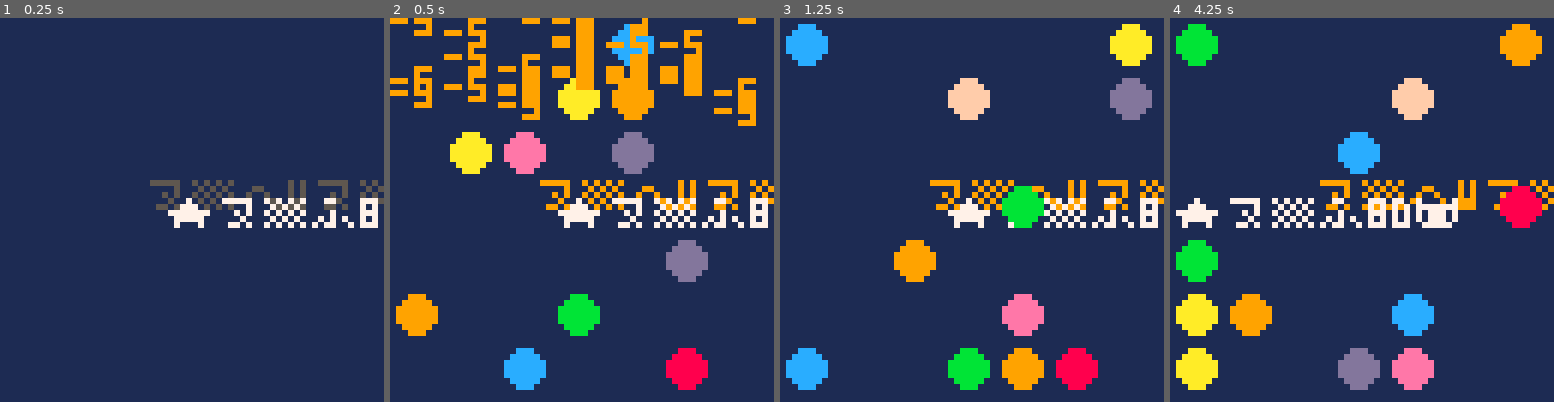
Above: before the commit, frames 1-4 (left to right).
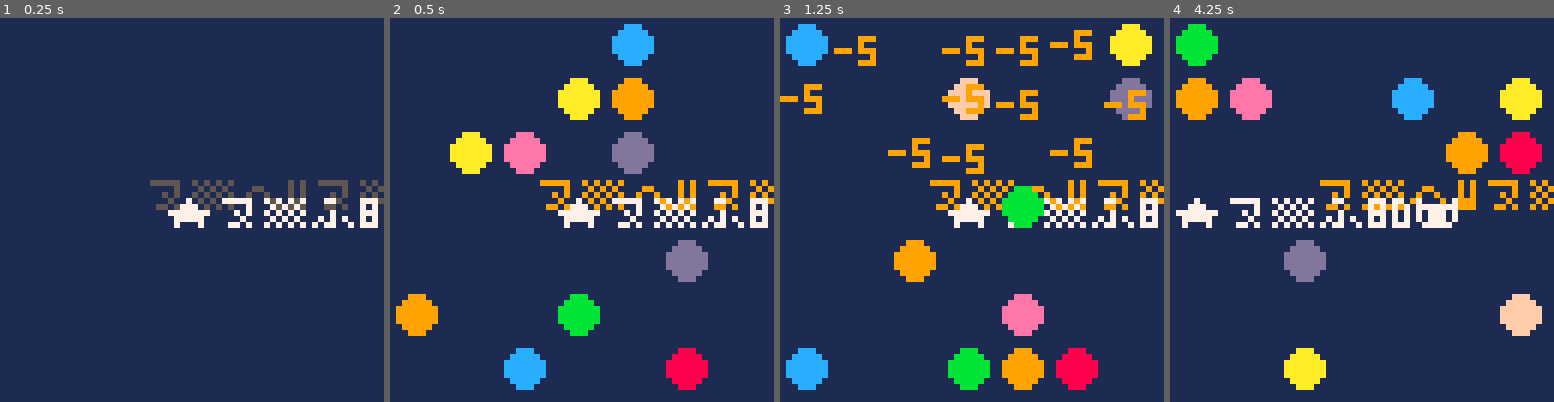
Above: after the commit, the same moments.

Repository: pancelor/bubble-cat
Game: PICO-8 cartridge min.p8
Same seed, same stepped clock (60 frames per second), same inputs: the game is played once before the commit and once after it.
Inputs:
- Up to frame 1 (0.25 s): no input
- Up to frame 2 (0.5 s): tap X (X key) at 0.33 s
- Up to frame 3 (1.25 s): tap O (Z key) at 0.7 s; tap X (X key) at 1.07 s
- Up to frame 4 (4.25 s): hold Right 1.6-2.1 s; tap O (Z key) every 0.4 s from 1.7 to 4.1 s; tap X (X key) at 1.85, 2.97, 4.08 s; hold Up 2.15-2.42 s; hold Right 2.47-3.03 s; hold Left 3.08-3.58 s; hold Down 3.63-3.97 s; hold Right from 4.02 s (still down)

Frame 1 is identical in both runs. In frame 2, 6.7% of the frame differs, in the area x 0-96%, y 0-29%; in frame 3, 3.8%; in frame 4, 17%, in the area x 1-97%, y 1-97%.

Commit message:
Revert "abs test; no good"; 595
This reverts commit 84c88d43e40cd55c840009375798ad4bc8424ad7.

Diff:
--- a/min.lua
+++ b/min.lua
@@ -1,16 +1,16 @@
-poke(13-😐,3)fl={}sc=1sz=0rf=circfill::g::A,fc={}px=3py=3for j=0,12do
+poke(13-😐,3)fl={}sc=0sz=0rf=circfill::g::A,fc={}px=3py=3for j=0,12do
 add(A,rnd(49)\1)end
 while t()<60do
 b=btnp()q=b>16and"⁷fb2"d=sgn(sz-sc)ox=px?"⁶1⁶c"
-if(sz~=sc)sc+=d d+=6z=abs
+if(sz~=sc)sc+=d d+=6
 rf(32,32,60-t(),1)oy=py?"⁶w⁶t"..sc,24,27,4+d
 if(b>0)fn=b*.5938&.75
 if(not fc)fc,fn=fn
 if(fc)px+=cos(fc)py+=sin(fc)
-ty=z(px-3)>3or z(py-3)>3?"★⁵8d🐱",px*9+1,py*9+3,7
+ty=abs(px-3)>3or abs(py-3)>3?"★⁵8d🐱",px*9+1,py*9+3,7
 for i=#A,1,-1do
 w=A[i]d=q and"-5"v=w\7*9u=w%7*9rf(u+4,v+4,3,i|8)
-if(z(py-v\9)+z(u\9-px)<1)ty=del(A,w)d="+1"?"⁷d"
+if(py==v\9and u\9==px)ty=del(A,w)d="+1"?"⁷d"
 if(#A<1)d="+10"q="⁷cg"
 if(d)add(fl,{d,u,v,d*11})sz+=d
 end
